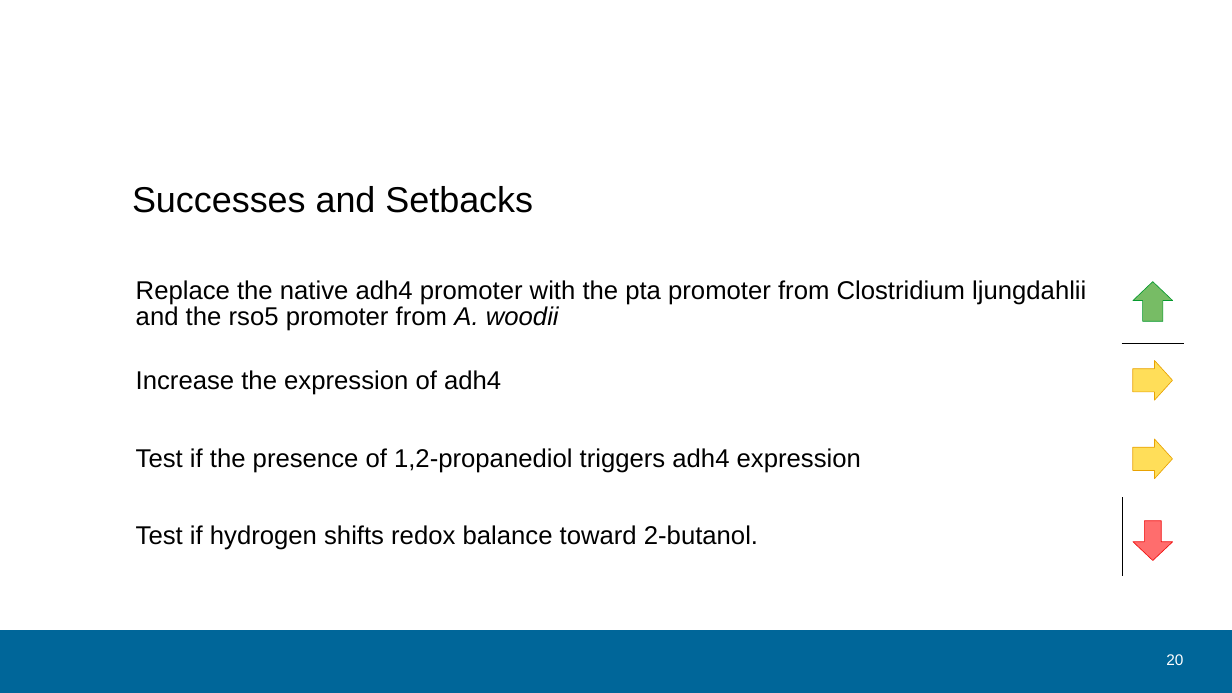
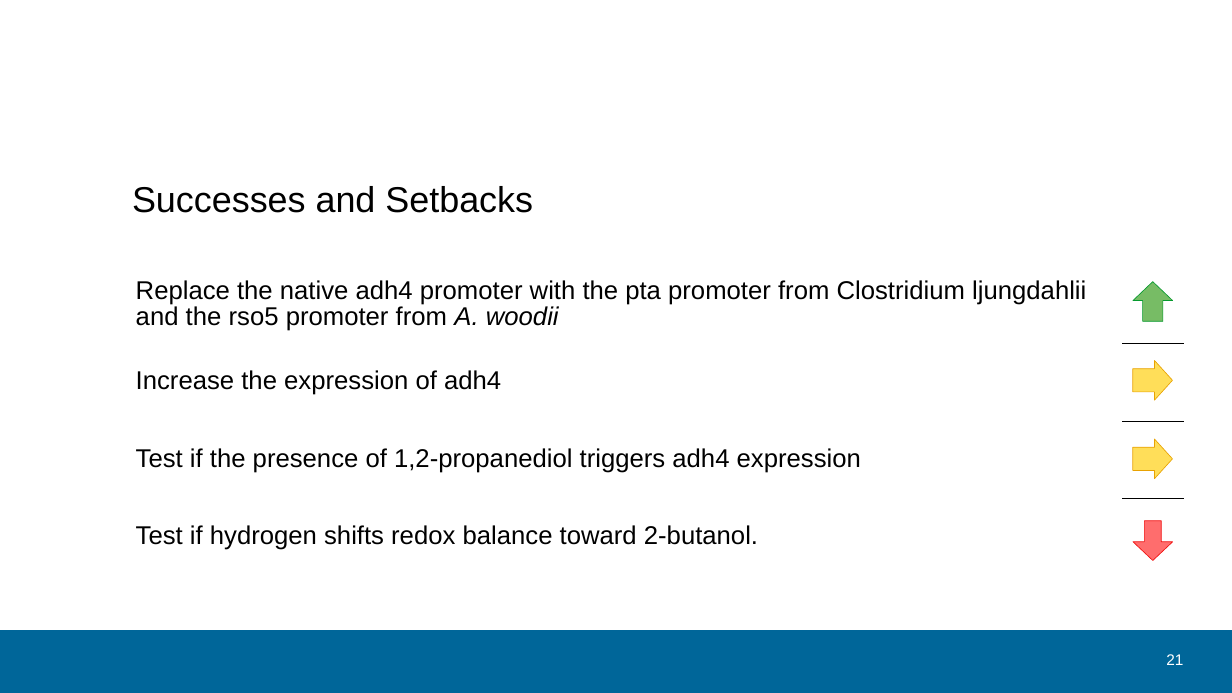
Before and after one commit to sheepfreak221/BSc-Arbeit, a slide deck: slide 21 of präsentation/bsc_version_03_06.odp (slide 20 before the commit). Drawn at 1232x693 pixels with LibreOffice and Linux fonts; fonts in the diff are those of the drawing; background and template pictures are left out. Boxes give left, top, right and bottom in pixels: in the first picture for what was removed or moved away, otherwise in the second. Text is boxed around its words. In the diff, an @@ line names an element or a change of style, - is before the commit and + after.

```diff
--- a/präsentation/bsc_version_03_06.odp
+++ b/präsentation/bsc_version_03_06.odp
@@ table at (x1=132, y1=266, x2=1184, y2=576) @@
@@ borders changed @@
@@ page number at (x1=1166, y1=654, x2=1183, y2=665): text changed @@
-20
+21
```
Also in this commit, not shown: 1 slide added, 1 other file.
